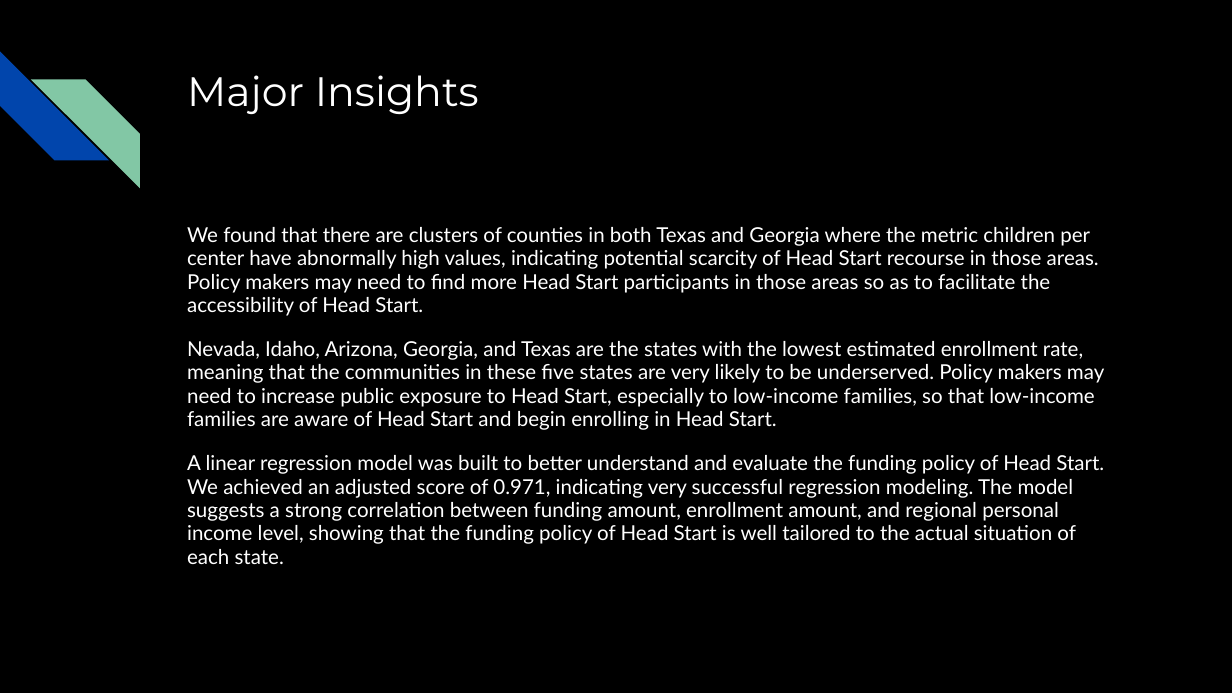
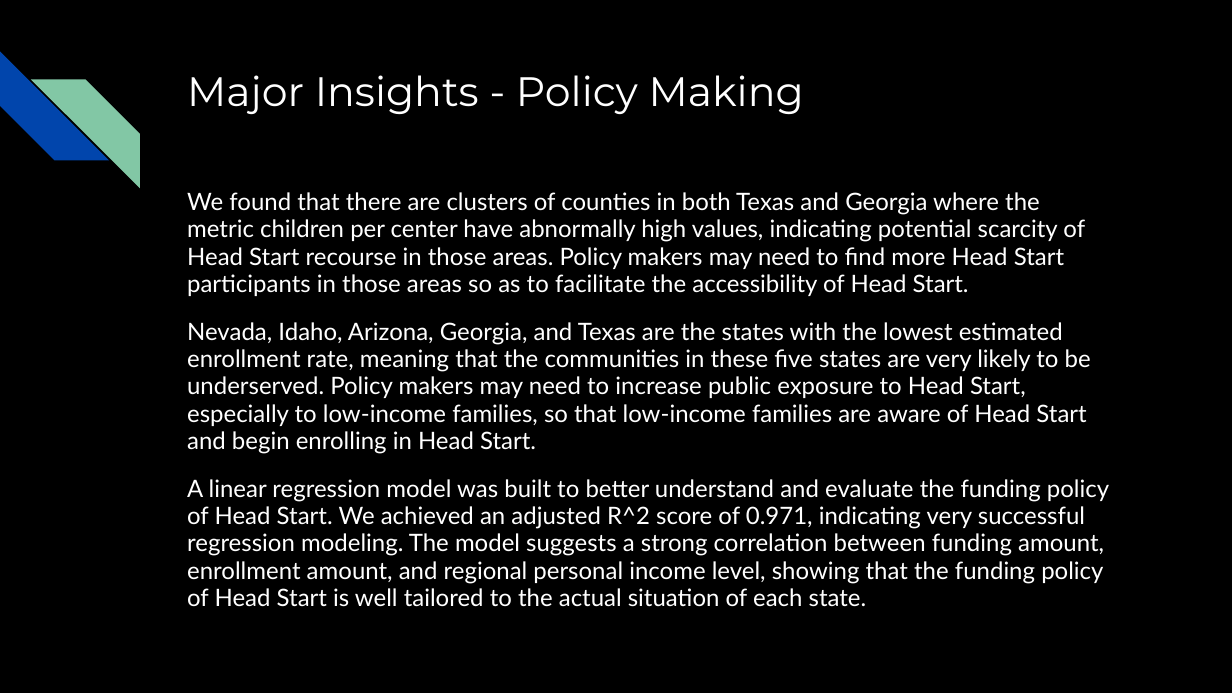
Before and after one commit to AGA-Datathon-2023/Dataminers, a slide deck: slide 17 of AGA Datathon 2023.pptx (slide 15 before the commit). Drawn at 1232x693 pixels with LibreOffice and Linux fonts; fonts in the diff are those of the drawing. Boxes give left, top, right and bottom in pixels: in the first picture for what was removed or moved away, otherwise in the second. Text is boxed around its words. In the diff, an @@ line names an element or a change of style, - is before the commit and + after.

```diff
--- a/AGA Datathon 2023.pptx
+++ b/AGA Datathon 2023.pptx
@@ title at [187, 75, 804, 114]: text changed @@
-Major Insights
+Major Insights - Policy Making
@@ text "We found that there are ...": place and size @@
-text "We found that there are ..." at [187, 227, 1104, 564]
+text "We found that there are ..." at [187, 192, 1109, 584]
@@ text at [187, 192, 1091, 454]: size 12 to 14 pt in "We found that there are clusters of ...", "Nevada, Idaho, Arizona, Georgia, and Texas are ..." @@
@@ text at [187, 479, 1109, 584]: text changed; size 12 to 14 pt @@
-A linear regression model was built to better understand and evaluate the funding policy of Head Start. We achieved an adjusted score of 0.971, indicating very successful regression modeling. The model suggests a strong correlation between funding amount, enrollment amount, and regional personal income level, showing that the funding policy of Head Start is well tailored to the actual situation of each state.
+A linear regression model was built to better understand and evaluate the funding policy of Head Start. We achieved an adjusted R^2 score of 0.971, indicating very successful regression modeling. The model suggests a strong correlation between funding amount, enrollment amount, and regional personal income level, showing that the funding policy of Head Start is well tailored to the actual situation of each state.
```
Also in this commit, not shown: 7 other slides changed, 5 slides added, 2 slides removed.
